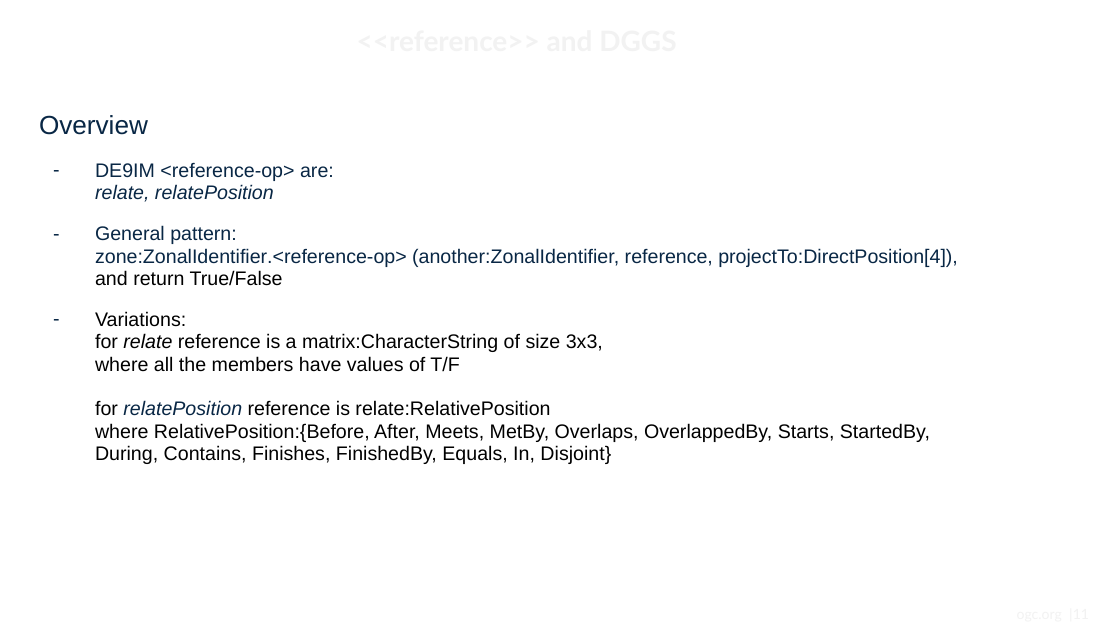
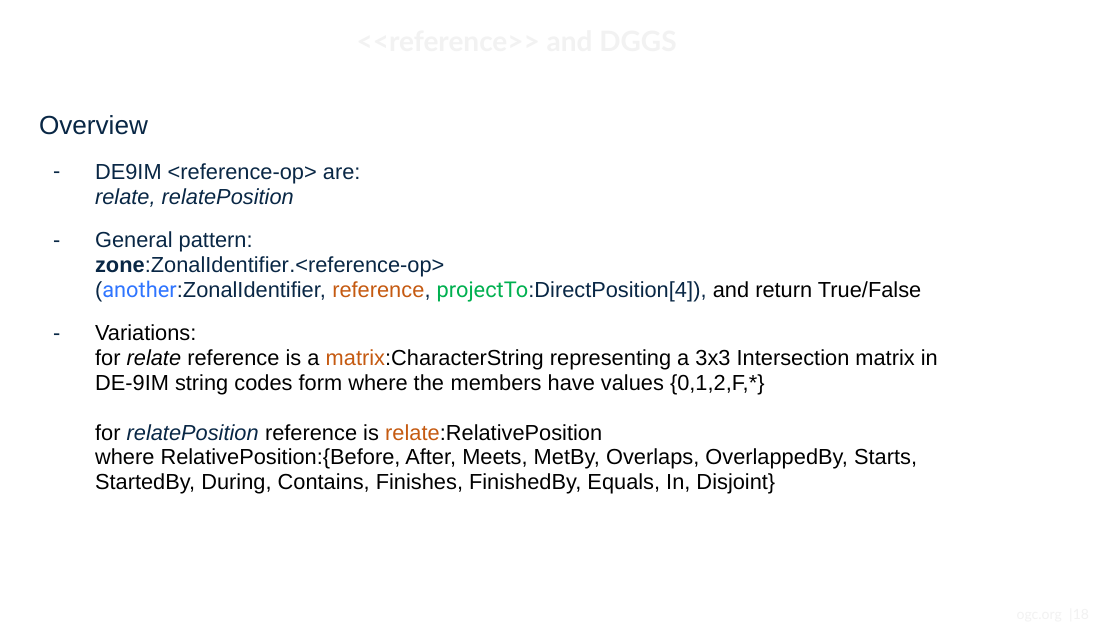
Before and after one commit to metanorma/developer-track, a slide deck: slide 18 of Presentations/20210616_Event/OGC-API-DGGS-overview-slides.pptx (slide 11 before the commit). Drawn at 1120x630 pixels with LibreOffice and Linux fonts; fonts in the diff are those of the drawing; background and template pictures are left out. Boxes give left, top, right and bottom in pixels: in the first picture for what was removed or moved away, otherwise in the second. Text is boxed around its words. In the diff, an @@ line names an element or a change of style, - is before the commit and + after.

Commit message:
Updated OGC-API-DGGS-overview-slides.pptx
Added introductory section.

```diff
--- a/Presentations/20210616_Event/OGC-API-DGGS-overview-slides.pptx
+++ b/Presentations/20210616_Event/OGC-API-DGGS-overview-slides.pptx
@@ text at (95,163,921,302): size 12.6 to 14 pt in "DE9IM <reference-op> are: relate, relatePosition", "General pattern: zone:ZonalIdentifier.<reference-op> (anothe ..."; font Arial to Roboto in "(another:ZonalIdentifier, projectTo:DirectPosition[4]),"; text colour #092745 to #3075FF in "(another:ZonalIdentifier,"; text colour #092745 to #C55A11 in "reference,"; text colour #092745 to #00B050 in "projectTo:DirectPosition[4]),"; bold on in "zone:ZonalIdentifier.<reference-op>" @@
@@ text at (95,324,917,494): text changed; size 12.6 to 14 pt @@
-– Variations:
-  for relate reference is a matrix:CharacterString of size 3x3,
-  where all the members have values of T/F
-  for relatePosition reference is relate:RelativePosition
-  where RelativePosition:{Before, After, Meets, MetBy, Overlaps, OverlappedBy, Starts, StartedBy, During, Contains, Finishes, FinishedBy, Equals, In, Disjoint}
+– Variations:
+  for relate reference is a matrix:CharacterString representing a 3x3 Intersection matrix in
+  DE-9IM string codes form where the members have values {0,1,2,F,*}
+  for relatePosition reference is relate:RelativePosition
+  where RelativePosition:{Before, After, Meets, MetBy, Overlaps, OverlappedBy, Starts, StartedBy, During, Contains, Finishes, FinishedBy, Equals, In, Disjoint}
```
Also in this commit, not shown: 7 other slides changed, 7 slides added.
